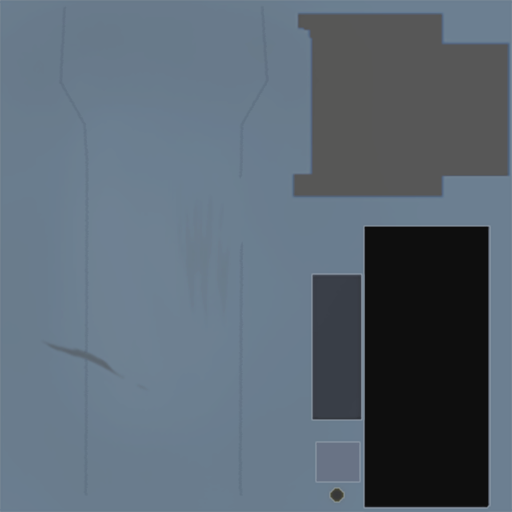
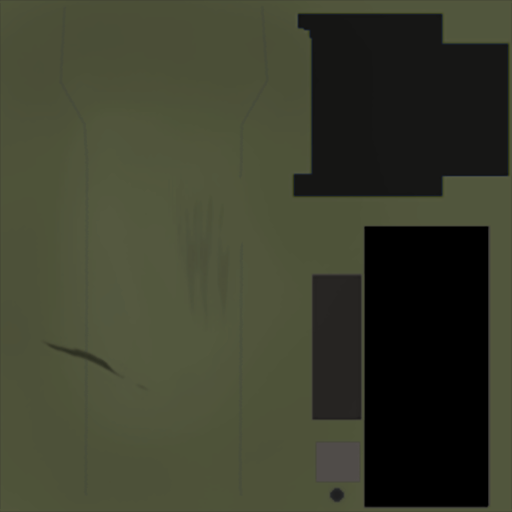
Layers edited between the first and the second 512 x 512 image:
added group "Doom" (95%) with 9 layers above "Storm" over [0, 0, 512, 512]
added layer "Layer 4" (1st of 4, in "Doom") (42%) in group "Doom" over [57, 5, 269, 496]
added layer "Layer 1" (1st of 5, in "Doom") (77%) in group "Doom" over [0, 0, 512, 512]
added layer "Layer 2" (1st of 5, in "Doom") in group "Doom" over [0, 0, 512, 512]
added layer "Layer 3" (1st of 5, in "Doom") in group "Doom" over [312, 484, 362, 510]
added group "Storm" (95%) with 8 layers above "Engi" over [0, 0, 512, 512]
added layer "Layer 4" (2nd of 4, in "Storm") (42%) in group "Storm" over [57, 5, 269, 496]
added layer "Layer 1" (2nd of 5, in "Storm") (77%) in group "Storm" over [0, 0, 512, 512]
added layer "Layer 2" (2nd of 5, in "Storm") in group "Storm" over [0, 0, 512, 512]
added layer "Layer 3" (2nd of 5, in "Storm") in group "Storm" over [312, 484, 362, 510]
added group "Engi" (95%) with 8 layers above "GM" over [0, 0, 512, 512]
added layer "Layer 4" (3rd of 4, in "Engi") (42%) in group "Engi" over [57, 5, 269, 496]
added layer "Layer 1" (3rd of 5, in "Engi") (77%) in group "Engi" over [0, 0, 512, 512]
added layer "Layer 2" (3rd of 5, in "Engi") in group "Engi" over [0, 0, 512, 512]
added layer "Layer 3" (3rd of 5, in "Engi") in group "Engi" over [312, 484, 362, 510]
